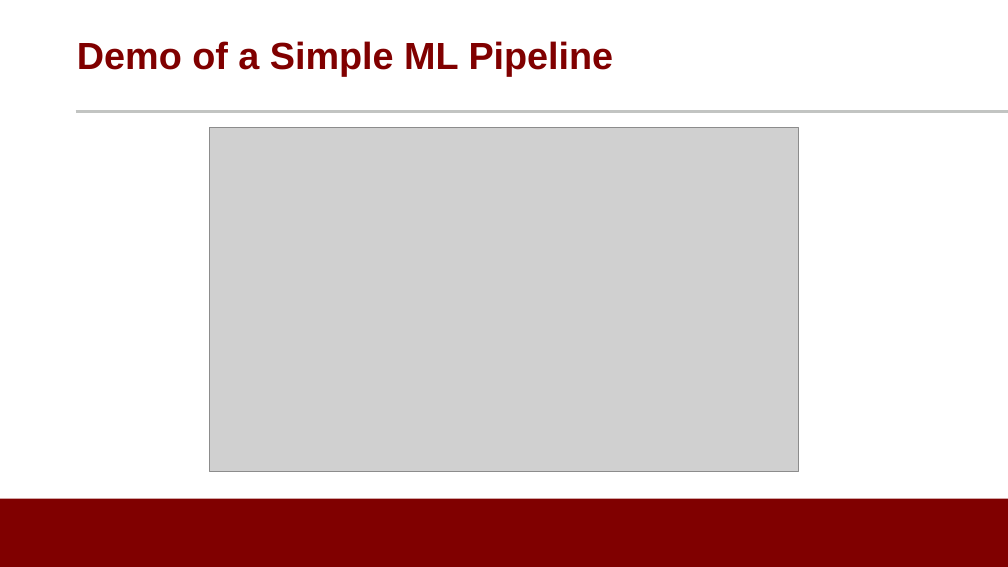
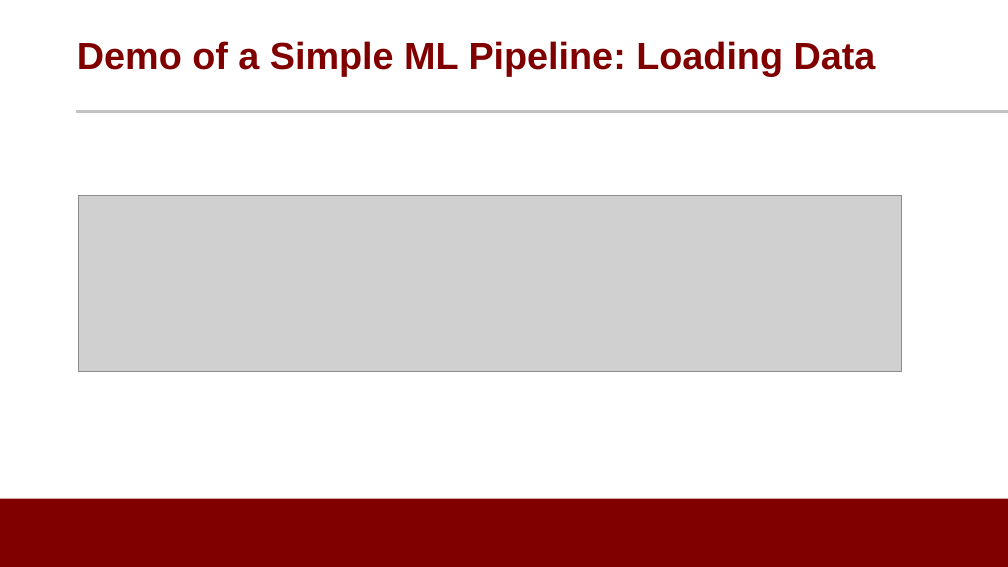
Before and after one commit to noise-lab/ML-Cybersecurity, a slide deck: slide 6 of module-1/ppt/1.5-demo.pptx (slide 4 before the commit). Drawn at 1008x567 pixels with LibreOffice and Linux fonts; fonts in the diff are those of the drawing; grey boxes stand for pictures; background and template pictures are left out. Boxes give left, top, right and bottom in pixels: in the first picture for what was removed or moved away, otherwise in the second. Text is boxed around its words. In the diff, an @@ line names an element or a change of style, - is before the commit and + after.

```diff
--- a/module-1/ppt/1.5-demo.pptx
+++ b/module-1/ppt/1.5-demo.pptx
@@ title at (x1=77, y1=41, x2=876, y2=77): text changed @@
-Demo of a Simple ML Pipeline
+Demo of a Simple ML Pipeline: Loading Data
@@ picture removed at (x1=209, y1=128, x2=799, y2=472) @@
@@ picture added at (x1=78, y1=196, x2=901, y2=371) @@
```
Also in this commit, not shown: 2 other slides changed, 4 slides added, 1 slide removed, 7 other files.
